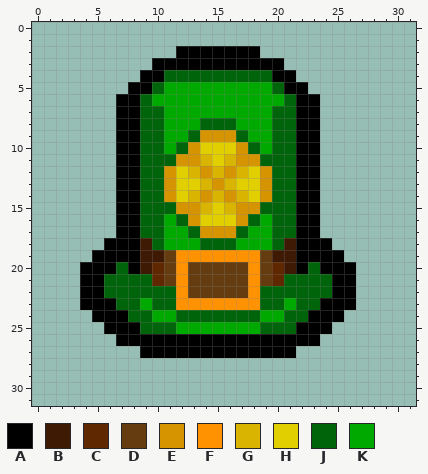
File history of a pixel-art sprite, resources/gfx/items/collectibles/money=lck.png. The first picture shows the starting point.
The file is 32x32 pixels.
Palette (. is transparent): A #000000  B #3e1904  C #602801  D #643c0f  E #d69500  F #ff9200  G #d9b400  H #e2cf00  J #00650a  K #00a900
Pixels before, first column x 4:
 2 ........AAAAAAA........
 3 ......AAAAAAAAAAA......
 4 .....AAJJJJJJJJJAA.....
 5 ....AAJKKKKKKKKKJAA....
 6 ...AAJKKKKKKKKKKKJAA...
 7 ...AAJJKKKKKKKKKJJAA...
 8 ...AAJJKKKJJJKKKJJAA...
 9 ...AAJJKKJEEEJKKJJAA...
10 ...AAJJKJEHHHEJKJJAA...
11 ...AAJJJEEGHGEEJJJAA...
12 ...AAJJEHGEGEGHEJJAA...
13 ...AAJJEHHGEGHHEJJAA...
14 ...AAJJEHGEGEGHEJJAA...
15 ...AAJJJEEGHGEEJJJAA...
16 ...AAJJKJEHHHEJKJJAA...
17 ...AAJJKKJEEEJKKJJAA...
18 ..AAABJKKKJJJKKKJBAAA..
19 .AAAABBDFFFFFFFDBBAAAA.
20 AAAJABCDFDDDDDFDCBAJAAA
21 AAJJJJCDFDDDDDFDCJJJJAA
22 AAJJJJJJFDDDDDFJJJJJJAA
23 AAAJJKJJFFFFFFFJJKJJAAA
24 .AAAJJKKJJJJJJJKKJJAAA.
25 ..AAAJJJKKKKKKKJJJAAA..
26 ...AAAAAAAAAAAAAAAAA...
27 .....AAAAAAAAAAAAA.....
Now the later version:
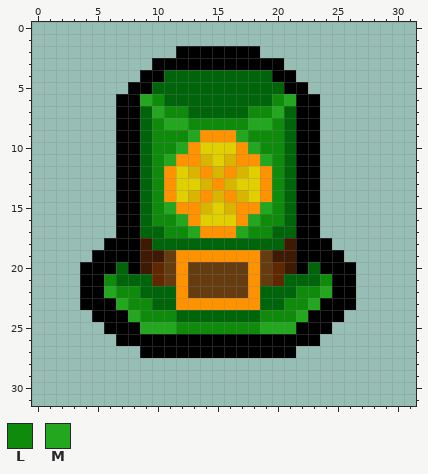
Colours new in this view: L #0f8b0b  M #23a71f
Difference:
The author changed colour E to colour F in row 9 at x 14 to 16; in row 10 at x 13 and 17; in row 11 at x 12 to 13 and 17 to 18; in row 12 at x 11, 14, 16 and 19; in row 13 at x 11, 15 and 19; in row 14 at x 11, 14, 16 and 19.
The author changed colour E to colour F in row 15 at x 12 to 13 and 17 to 18; in row 16 at x 13 and 17; in row 17 at x 14 to 16.
The author changed colour K to colour J in rows 5 to 6 at x 11 to 19; in row 7 at x 13 to 17; in row 18 at x 11 to 13 and 17 to 19.
The author changed colour J to colour L in row 8 at x 10, 14 to 16 and 20; in rows 9 to 16 at x 10 and 20; in row 21 at x 6 and 24; in row 22 at x 7 to 8 and 22 to 23; in row 23 at x 8 and 22; in row 24 at x 9 and 21.
The author changed colour K to colour L in row 6 at x 10 and 20; in row 7 at x 11 to 12 and 18 to 19; in row 8 at x 13 and 17; in row 9 at x 11 to 12 and 18 to 19; in row 10 at x 11 and 19; in row 16 at x 11 and 19.
The author changed colour K to colour L in row 17 at x 11 to 12 and 18 to 19; in row 23 at x 9 and 21; in row 24 at x 10 to 11 and 19 to 20; in row 25 at x 12 to 18.
The author changed colour J to colour M in row 6 at x 9 and 21; in row 7 at x 10 and 20; in row 9 at x 13 and 17; in row 10 at x 12 and 18; in row 11 at x 11 and 19; in row 15 at x 11 and 19.
The author changed colour J to colour M in row 16 at x 12 and 18; in row 17 at x 13 and 17; in row 22 at x 6 and 24; in row 23 at x 7 and 23; in row 24 at x 8 and 22; in row 25 at x 9 to 11 and 19 to 21.
The author changed colour K to colour M in row 8 at x 11 to 12 and 18 to 19.
Changed places in both pictures, as pixel boxes (x1, y1, x2, y2):
changed: (104, 82, 332, 334)
